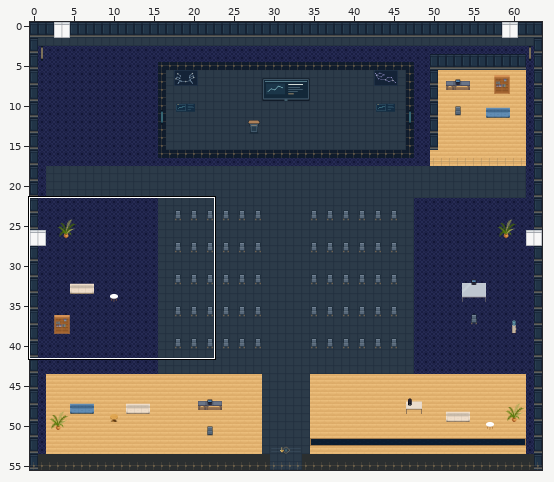
Two versions of a level (Tiled map (JSON), maps/lunar-hall.tmj). The first picture is a wide view before the edit; the outline marks the close-up.
Close-up. Before:
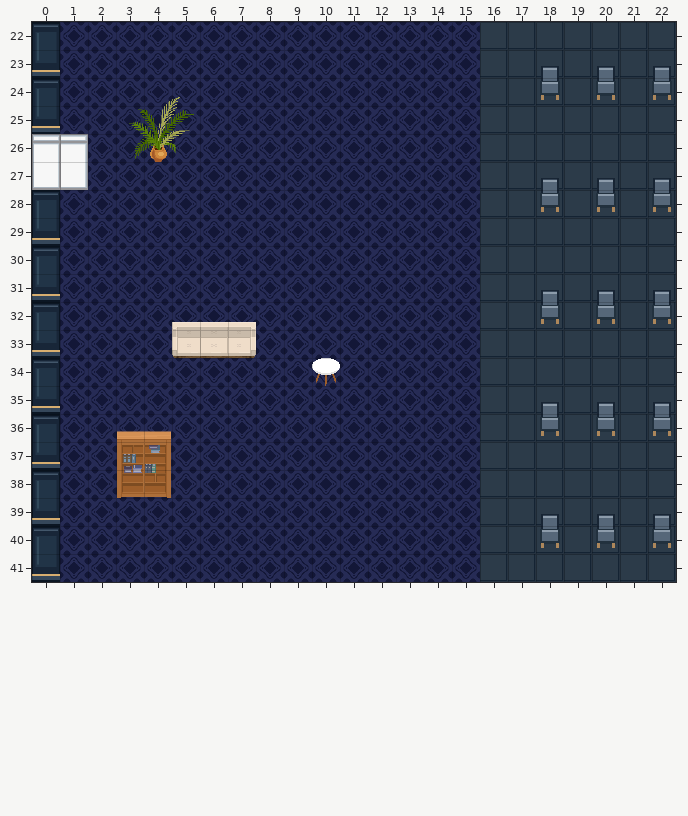
Cells are 32x32 px. Shown: x 0..22, y 22..41. The commit also changed other parts of the map, which this record leaves out.
Once edited:
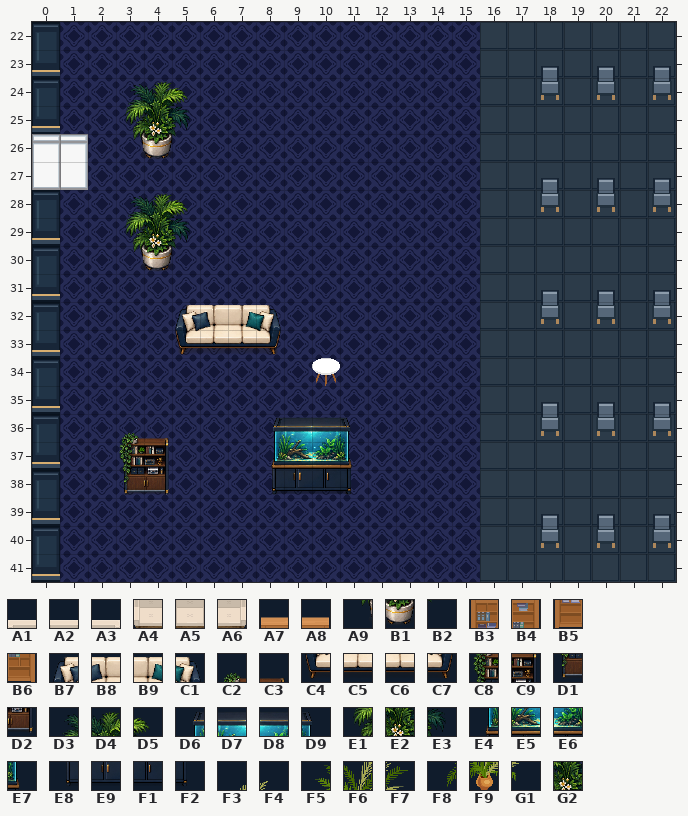
Key: from "art-4": A1 0, A2 1, A3 2, A4 13, A5 14, A6 15; from "art-5": A7 0, A8 1, A9 6, B1 7, B2 8, B3 12, B4 13, B5 24, B6 25; from "art-6": B7 6, B8 7, B9 8, C1 9, C2 10, C3 11, C4 22, C5 23, C6 24, C7 25, C8 26, C9 27, D1 42, D2 43, D3 64, D4 65, D5 66, D6 67, D7 68, D8 69, D9 70, E1 80, E2 81, E3 82, E4 83, E5 84, E6 85, E7 86, E8 99, E9 100, F1 101, F2 102; from "art-7": F3 61, F4 62, F5 72, F6 73, F7 74, F8 84, F9 85, G1 86; from "navigation-mask": G2 1.
__ is an empty cell, .. an unchanged one.
Tiles of an added or newly shown layer are drawn over the layers below it.
See-through tiles are keyed as they look on the map.
Changes in this commit:
--- layer "scenery-belowAvatar-0"
@@ x 3..5 @@
-24 .. F3 F4
-25 F5 F6 F7
-26 F8 F9 G1
+24 .. __ __
+25 __ __ __
+26 A9 B1 B2
@@ x 3..4 @@
-30 __ __
+30 A9 B1
@@ x 5..8 @@
-32 A1 A2 A3 __
-33 A4 A5 A6 __
+32 B7 B8 B9 C1
+33 C4 C5 C6 C7
@@ x 3..11 @@
-36 A7 A8 .. .. .. __ __ __ __
-37 B3 B4 .. .. .. __ .. .. __
-38 B5 B6 .. .. .. __ __ __ __
+36 C2 C3 .. .. .. D6 D7 D8 D9
+37 C8 C9 .. .. .. E4 .. .. E7
+38 D1 D2 .. .. .. E8 E9 F1 F2
--- layer "interior-ambient-plant" (added)
@@ x 3..5 @@
-28 __ __ __
-29 __ __ __
+28 D3 D4 D5
+29 E1 E2 E3
--- layer "interior-ambient-water" (added)
@@ x 8..11 @@
-36 __ __ __ __
-37 __ __ __ __
-38 __ __ __ __
+36 D6 D7 D8 D9
+37 E4 E5 E6 E7
+38 E8 E9 F1 F2
--- layer "scenery-aboveAvatar-0" (added)
@@ x 3..5 @@
-24 __ __ __
-25 __ __ __
+24 D3 D4 D5
+25 E1 E2 E3
--- layer "physical-collisions"
@@ x 3..5 @@
-28 __ __ __
-29 __ __ __
-30 __ __ ..
+28 G2 G2 G2
+29 G2 G2 G2
+30 G2 G2 ..
@@ x 5..8 @@
-32 __ __ __ __
-33 .. .. .. __
+32 G2 G2 G2 G2
+33 .. .. .. G2
@@ x 3..11 @@
-36 __ __ .. .. .. __ __ __ __
-37 __ __ .. .. .. __ __ __ __
-38 .. .. .. .. .. __ __ __ __
+36 G2 G2 .. .. .. G2 G2 G2 G2
+37 G2 G2 .. .. .. G2 G2 G2 G2
+38 .. .. .. .. .. G2 G2 G2 G2
